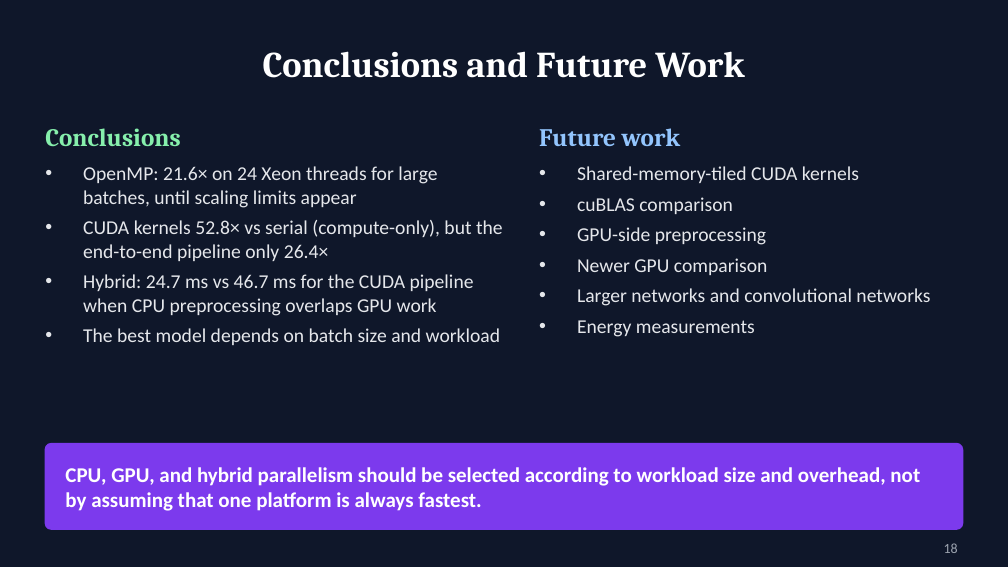
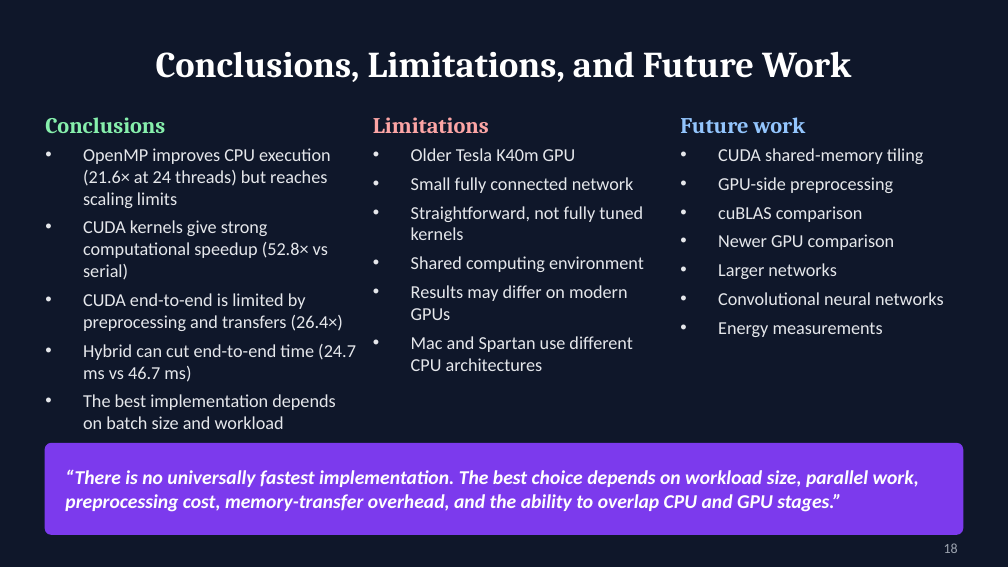
Before and after one commit to SUNNIHITHreddy-INDURU/cs259-hybrid-cpu-gpu-deep-learning, a slide deck: slide 18 of presentation/CS259_Hybrid_CPU_GPU_Induru.pptx. Drawn at 1008x567 pixels with LibreOffice and Linux fonts; fonts in the diff are those of the drawing. Boxes give left, top, right and bottom in pixels: in the first picture for what was removed or moved away, otherwise in the second. Text is boxed around its words. In the diff, an @@ line names an element or a change of style, - is before the commit and + after.

```diff
--- a/presentation/CS259_Hybrid_CPU_GPU_Induru.pptx
+++ b/presentation/CS259_Hybrid_CPU_GPU_Induru.pptx
@@ title at [156,51,851,82]: text changed @@
-Conclusions and Future Work
+Conclusions, Limitations, and Future Work
@@ text "Conclusions": place and size @@
-text "Conclusions" at [45,128,180,147]
+text "Conclusions" at [45,117,165,133]
@@ text "Conclusions" at [45,117,165,133]: size 18 to 16 pt @@
@@ text added at [373,117,489,133], 16 pt, text #FCA5A5, bold @@
+Limitations
@@ text "Future work" at [680,117,805,133]: size 18 to 16 pt @@
@@ text "Future work": place and size @@
-text "Future work" at [539,128,681,146]
+text "Future work" at [680,117,805,133]
@@ text at [83,148,343,331]: text changed; size 14 to 13 pt @@
-• OpenMP: 21.6× on 24 Xeon threads for large batches, until scaling limits appear
-• CUDA kernels 52.8× vs serial (compute-only), but the end-to-end pipeline only 26.4×
-• Hybrid: 24.7 ms vs 46.7 ms for the CUDA pipeline when CPU preprocessing overlaps GPU work
-• The best model depends on batch size and workload
+• OpenMP improves CPU execution (21.6× at 24 threads) but reaches scaling limits
+• CUDA kernels give strong computational speedup (52.8× vs serial)
+• CUDA end-to-end is limited by preprocessing and transfers (26.4×)
+• Hybrid can cut end-to-end time (24.7 ms vs 46.7 ms)
+• The best implementation depends on batch size and workload
@@ text added at [411,148,644,371], 13 pt, text #E5E7EB @@
+• Older Tesla K40m GPU
+• Small fully connected network
+• Straightforward, not fully tuned kernels
+• Shared computing environment
+• Results may differ on modern GPUs
+• Mac and Spartan use different CPU architectures
@@ text "CUDA shared-memory tiling": place and size @@
-text "CUDA shared-memory tiling" at [577,166,930,337]
+text "CUDA shared-memory tiling" at [718,148,943,337]
@@ text at [718,148,924,193]: text changed; size 14 to 13 pt @@
-• Shared-memory-tiled CUDA kernels
+• CUDA shared-memory tiling
+• GPU-side preprocessing
@@ text at [718,206,895,337]: size 14 to 13 pt in "cuBLAS comparison", "Newer GPU comparison", "Energy measurements" @@
@@ text at [577,227,766,245]: paragraph removed @@
-• GPU-side preprocessing
@@ text at [718,263,943,305]: text changed; size 14 to 13 pt @@
-• Larger networks and convolutional networks
+• Larger networks
+• Convolutional neural networks
@@ rounded rectangle: place and size @@
-rounded rectangle at [45,444,963,529]
+rounded rectangle at [45,444,963,534]
@@ rounded rectangle at [45,444,963,534]: proportions changed @@
@@ text at [65,469,919,512]: text changed; size 15 to 14 pt; italic on @@
-CPU, GPU, and hybrid parallelism should be selected according to workload size and overhead, not by assuming that one platform is always fastest.
+“There is no universally fastest implementation. The best choice depends on workload size, parallel work, preprocessing cost, memory-transfer overhead, and the ability to overlap CPU and GPU stages.”
```
Also in this commit, not shown: 11 other slides changed, 5 slides added, 15 slides removed, 7 other files.
